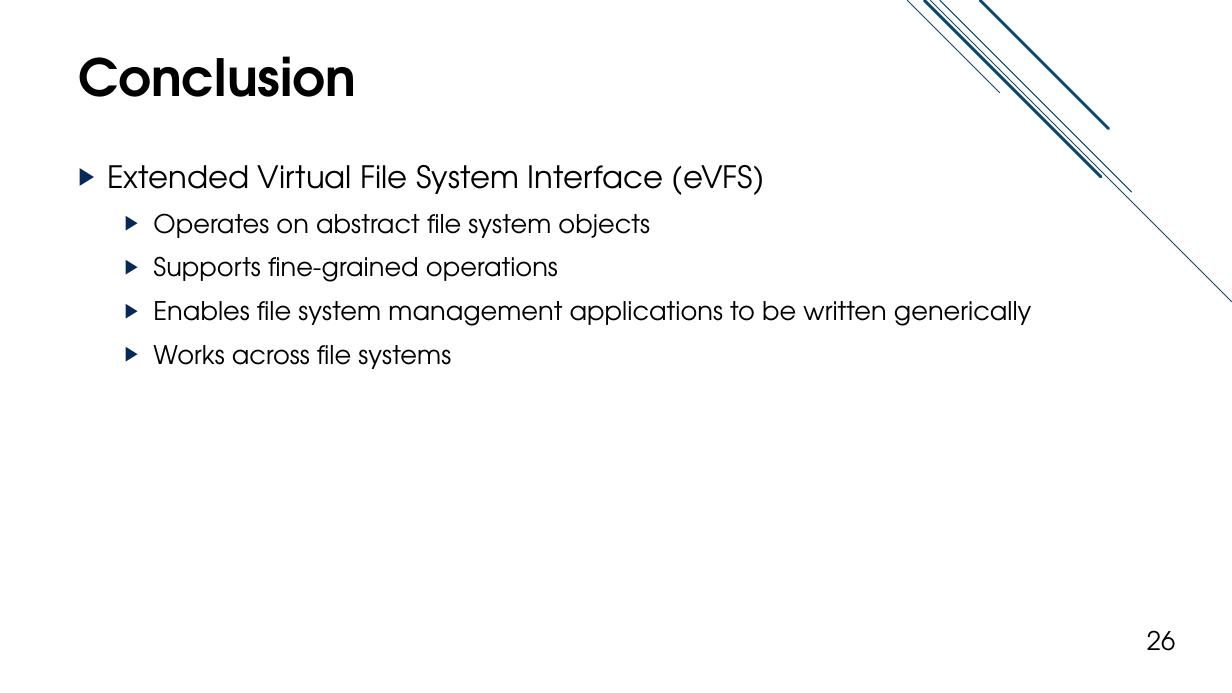
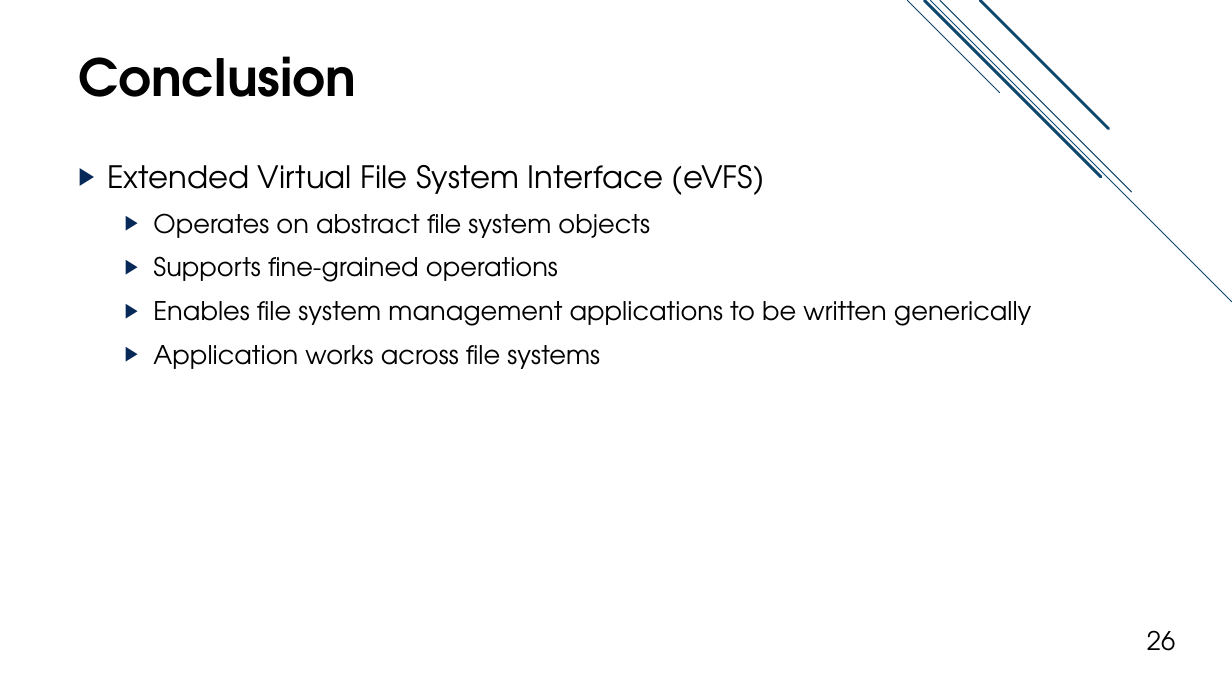
Before and after one commit to jacksun007/evfs-paper, a slide deck: slide 26 of slide/evfs_talk.pptx. Drawn at 1232x693 pixels with LibreOffice and Linux fonts; fonts in the diff are those of the drawing. Boxes give left, top, right and bottom in pixels: in the first picture for what was removed or moved away, otherwise in the second. Text is boxed around its words. In the diff, an @@ line names an element or a change of style, - is before the commit and + after.

```diff
--- a/slide/evfs_talk.pptx
+++ b/slide/evfs_talk.pptx
@@ text at bbox=[153, 345, 600, 369]: text changed @@
-  ▶ Works across file systems
+  ▶ Application works across file systems
```
Also in this commit, not shown: 2 other slides changed.
